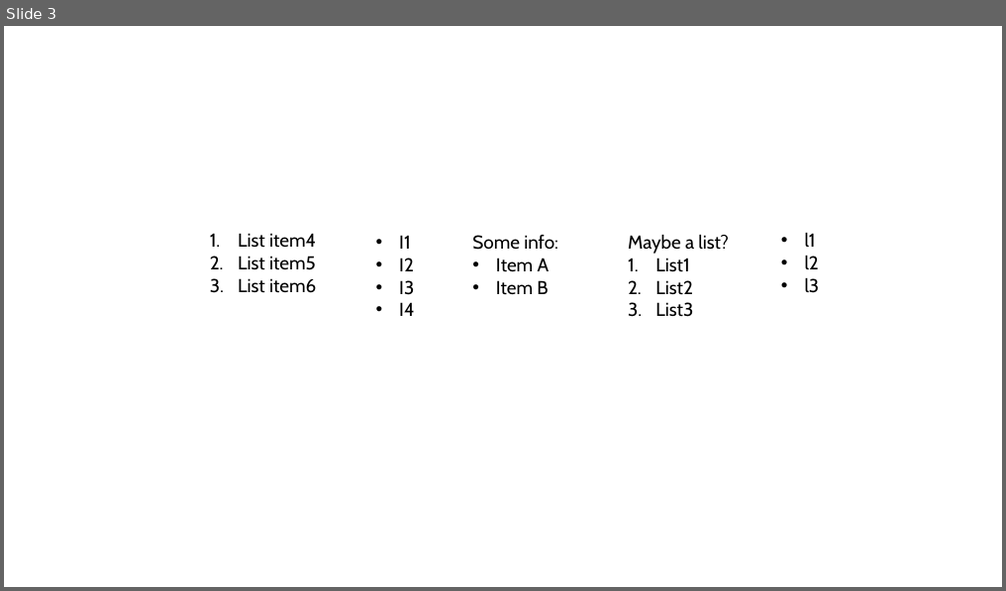
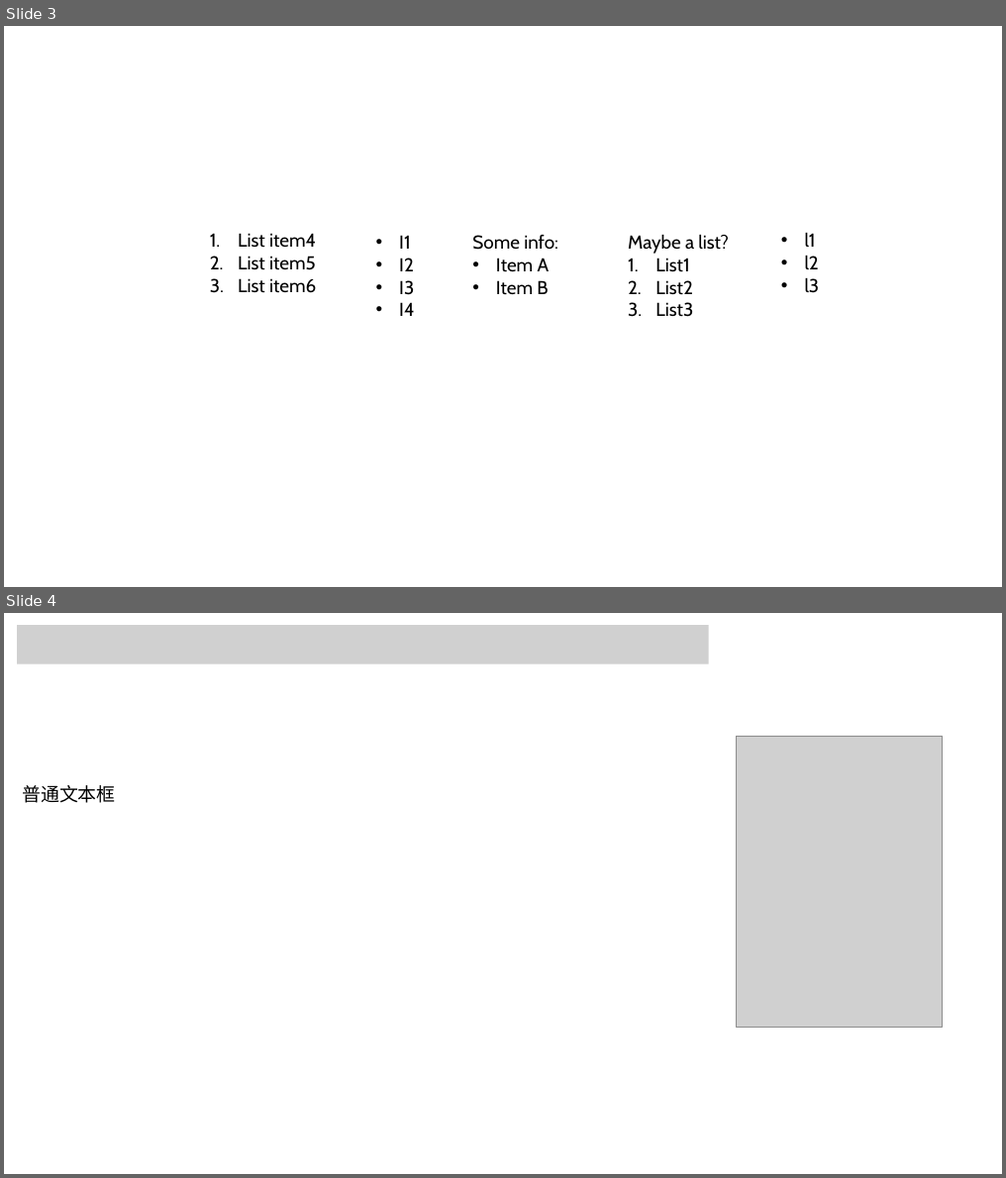
Before and after one commit to ttanyan/DocMindLens, a slide deck: mineru/model/pptx/powerpoint_sample.pptx. Shown one above the other, each under a label of ours: slide 3 before the commit, slides 3 and 4 after it. The pictures are 1006x591 and 1006x1178 pixels, drawn with LibreOffice and Linux fonts; fonts in the diff are those of the drawing; grey boxes stand for pictures. Boxes give left, top, right and bottom in pixels: in the first picture for what was removed or moved away, otherwise in the second. Text is boxed around its words. In the diff, an @@ line names an element or a change of style, - is before the commit and + after.

```diff
--- a/mineru/model/pptx/powerpoint_sample.pptx
+++ b/mineru/model/pptx/powerpoint_sample.pptx
@@ slide 4 added at (4, 613, 1002, 1174), background #FFFFFF @@
@@ picture added at (17, 625, 709, 663) @@
@@ picture added at (737, 736, 943, 1028) @@
@@ text added at (22, 785, 115, 803), 18 pt, text #000000 @@
+普通文本框
```
Also in this commit, not shown: 1 slide removed, 2 other files.
